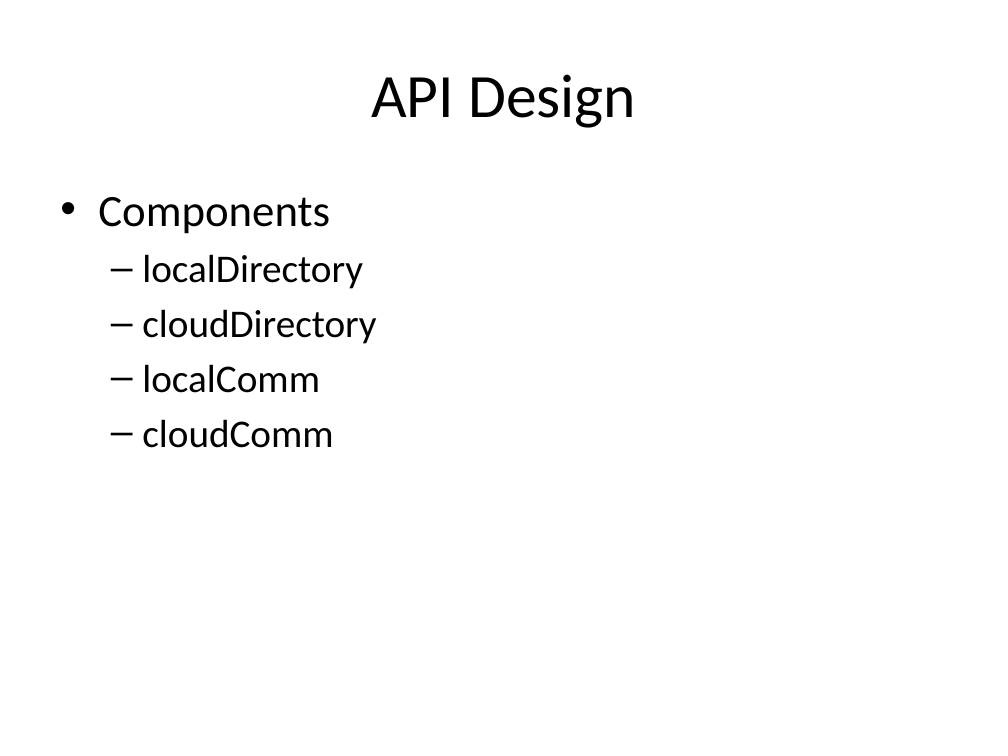
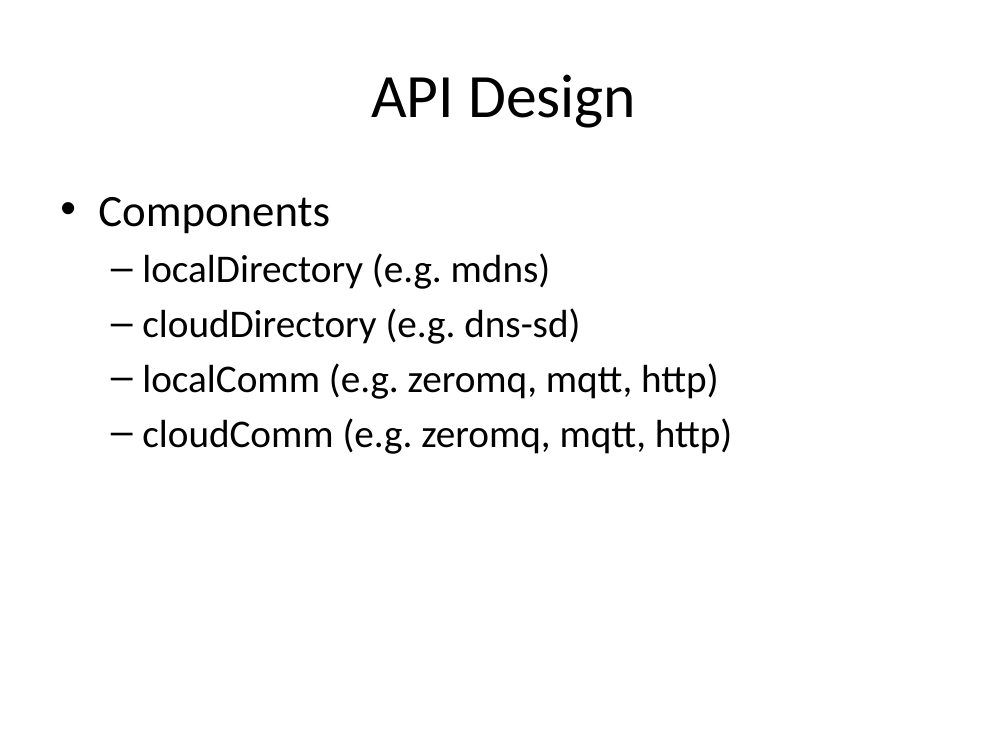
Before and after one commit to intel-iot-devkit/iotkit-comm-c, a slide deck: slide 3 of docs/tutorials/overview.pptx. Drawn at 1008x756 pixels with LibreOffice and Linux fonts; fonts in the diff are those of the drawing. Boxes give left, top, right and bottom in pixels: in the first picture for what was removed or moved away, otherwise in the second. Text is boxed around its words. In the diff, an @@ line names an element or a change of style, - is before the commit and + after.

```diff
--- a/docs/tutorials/overview.pptx
+++ b/docs/tutorials/overview.pptx
@@ text at bbox=[142, 253, 732, 454]: text changed @@
-  – localDirectory
-  – cloudDirectory
-  – localComm
-  – cloudComm
+  – localDirectory (e.g. mdns)
+  – cloudDirectory (e.g. dns-sd)
+  – localComm (e.g. zeromq, mqtt, http)
+  – cloudComm (e.g. zeromq, mqtt, http)
```
Also in this commit, not shown: 3 other slides changed, 4 slides added, 1 slide removed, 1 other file.
